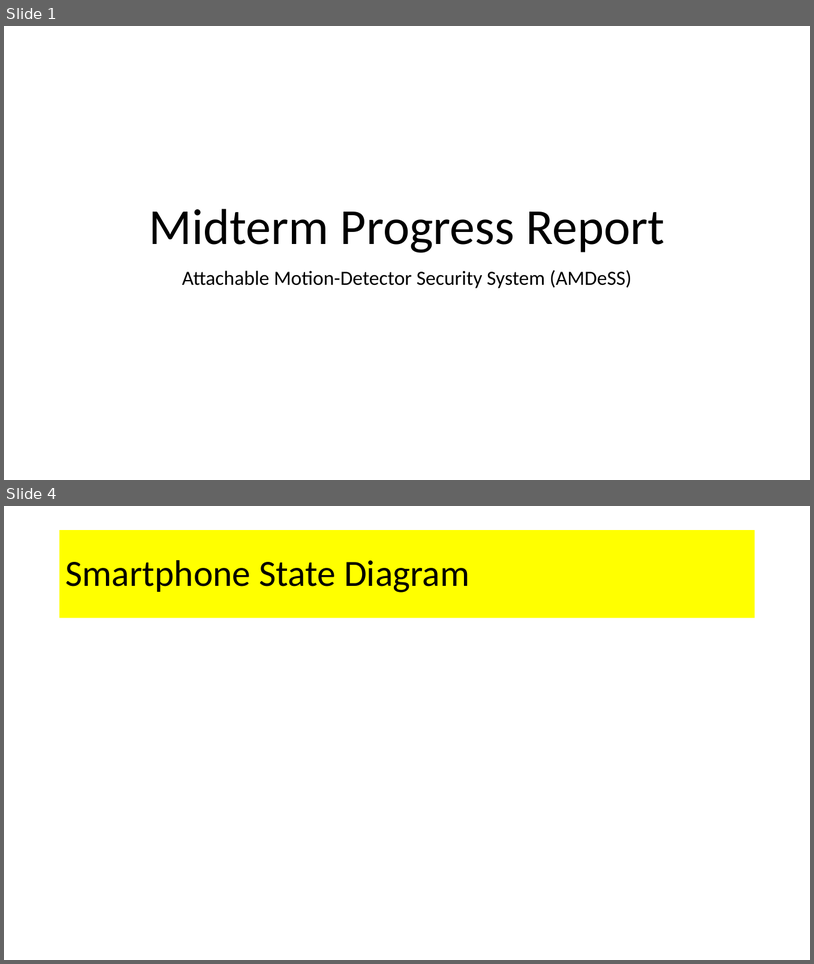
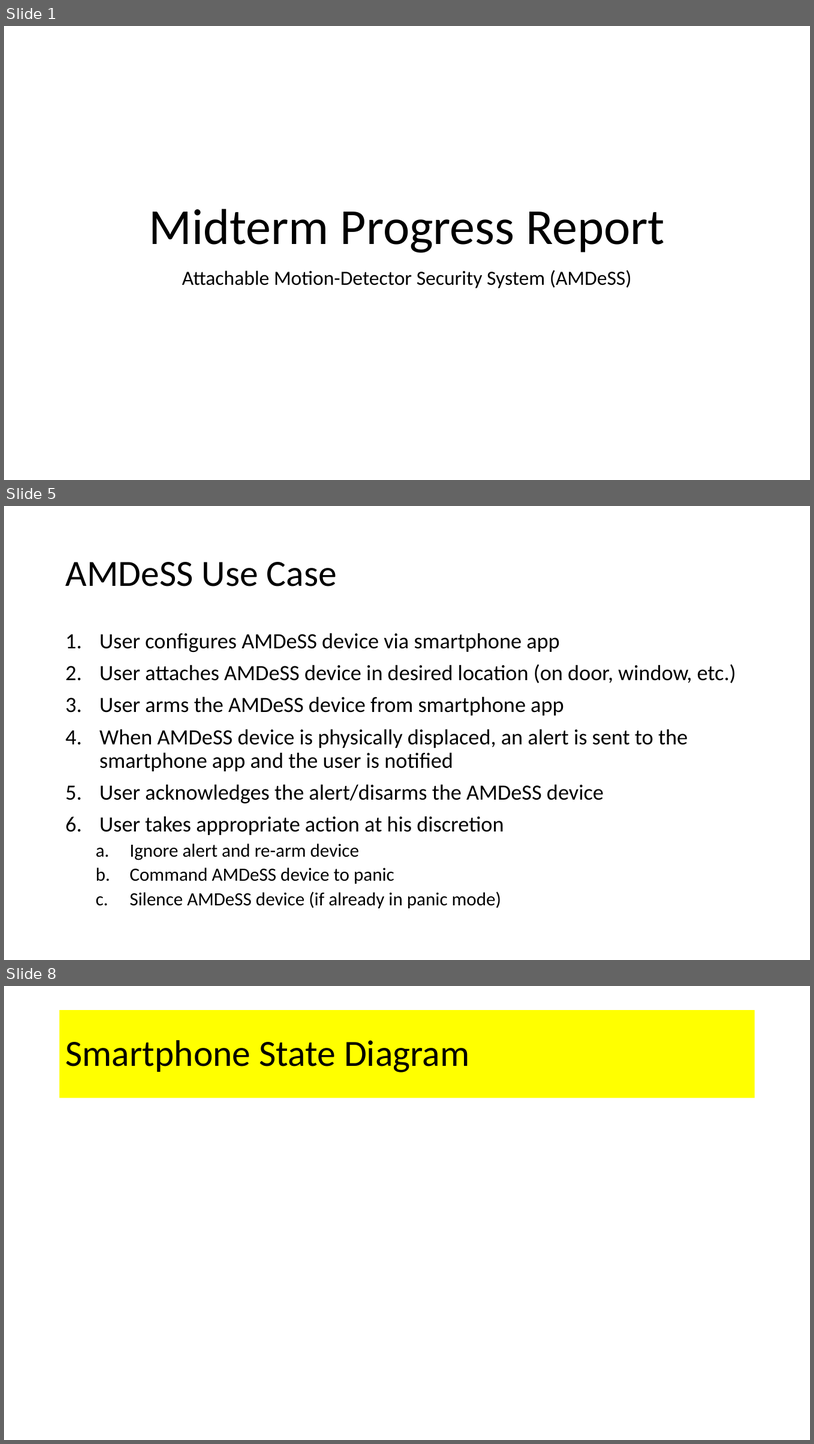
Before and after one commit to jbw3/CPE621Project, a slide deck: docs/AMDeSS_MidtermProgressReport.pptx. Shown one above the other, each under a label of ours: slides 1 and 4 before the commit, slides 1, 5 and 8 after it; the slides between them are not shown. The pictures are 814x964 and 814x1444 pixels, drawn with LibreOffice and Linux fonts; fonts in the diff are those of the drawing. Boxes give left, top, right and bottom in pixels: in the first picture for what was removed or moved away, otherwise in the second. Text is boxed around its words. In the diff, an @@ line names an element or a change of style, - is before the commit and + after.

```diff
--- a/docs/AMDeSS_MidtermProgressReport.pptx
+++ b/docs/AMDeSS_MidtermProgressReport.pptx
@@ slide 5 added at (x1=4, y1=506, x2=810, y2=960), background #FFFFFF @@
@@ title added at (x1=65, y1=562, x2=337, y2=586), 44 pt, text #000000 @@
+AMDeSS Use Case
@@ text added at (x1=99, y1=633, x2=737, y2=908), 25.9 pt, text #000000 @@
+1. User configures AMDeSS device via smartphone app
+2. User attaches AMDeSS device in desired location (on door, window, etc.)
+3. User arms the AMDeSS device from smartphone app
+4. When AMDeSS device is physically displaced, an alert is sent to the smartphone app and the user is notified
+5. User acknowledges the alert/disarms the AMDeSS device
+6. User takes appropriate action at his discretion
+  a. Ignore alert and re-arm device
+  b. Command AMDeSS device to panic
+  c. Silence AMDeSS device (if already in panic mode)
@@ what was slide 4 is now slide 8 @@
```
Also in this commit, not shown: 2 slides changed, 7 other slides added, 1 other file.
